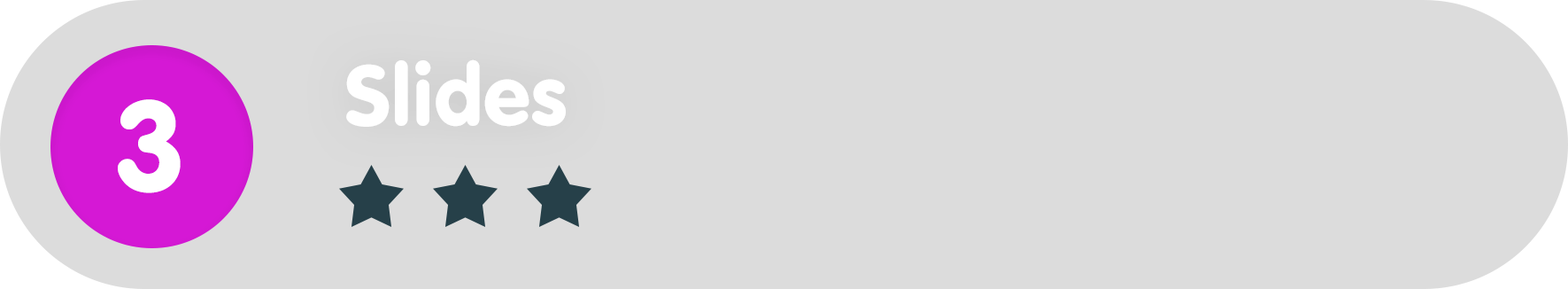
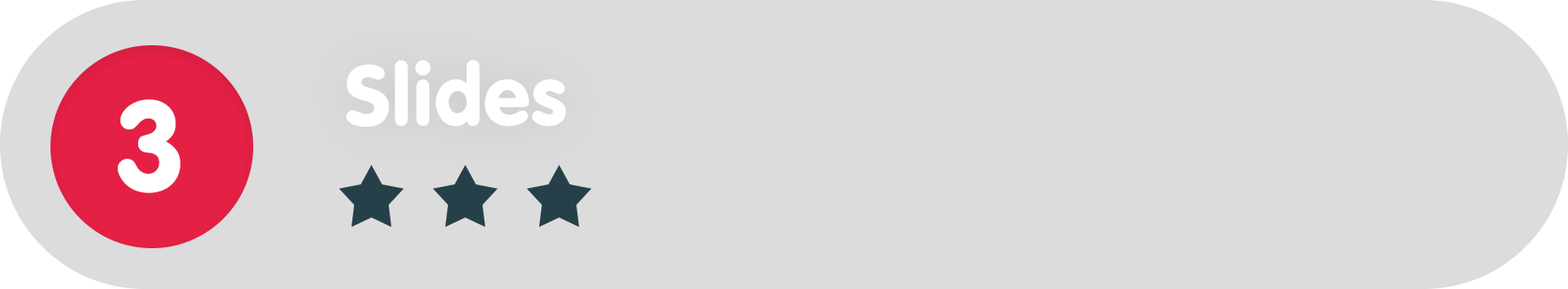
Layer changes from the first w=1568, h=289 image to the second:
painted on "Ellipse_green" over left=50, top=45, right=254, bottom=248
